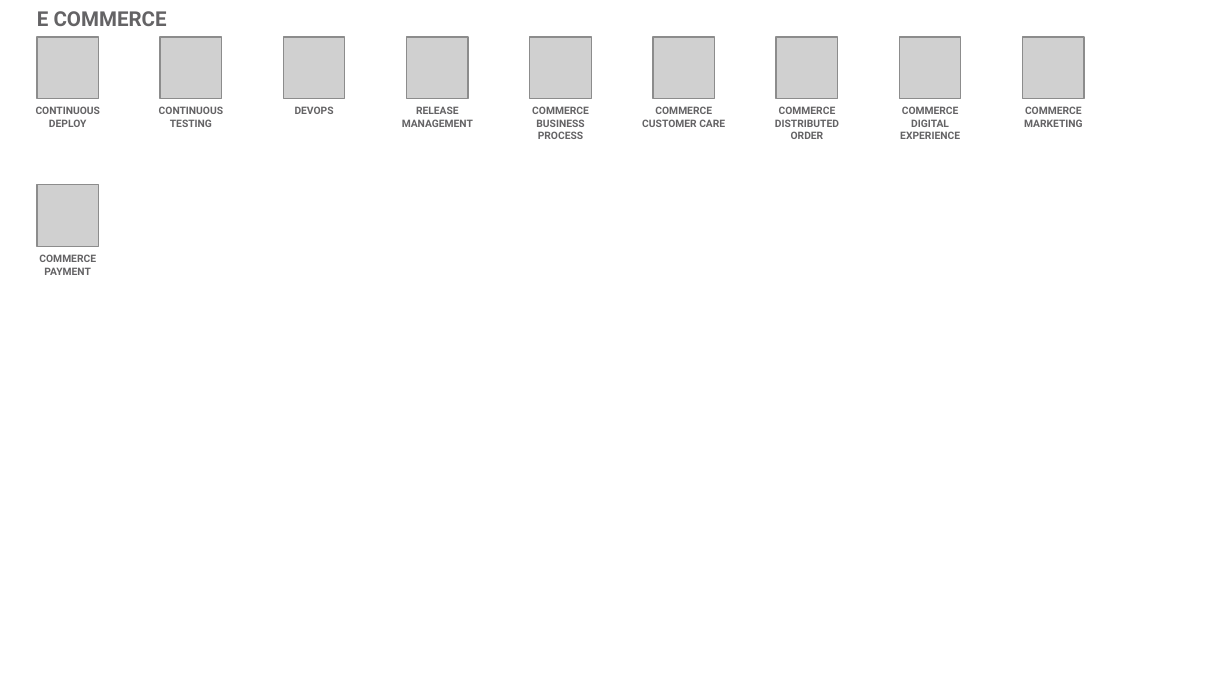
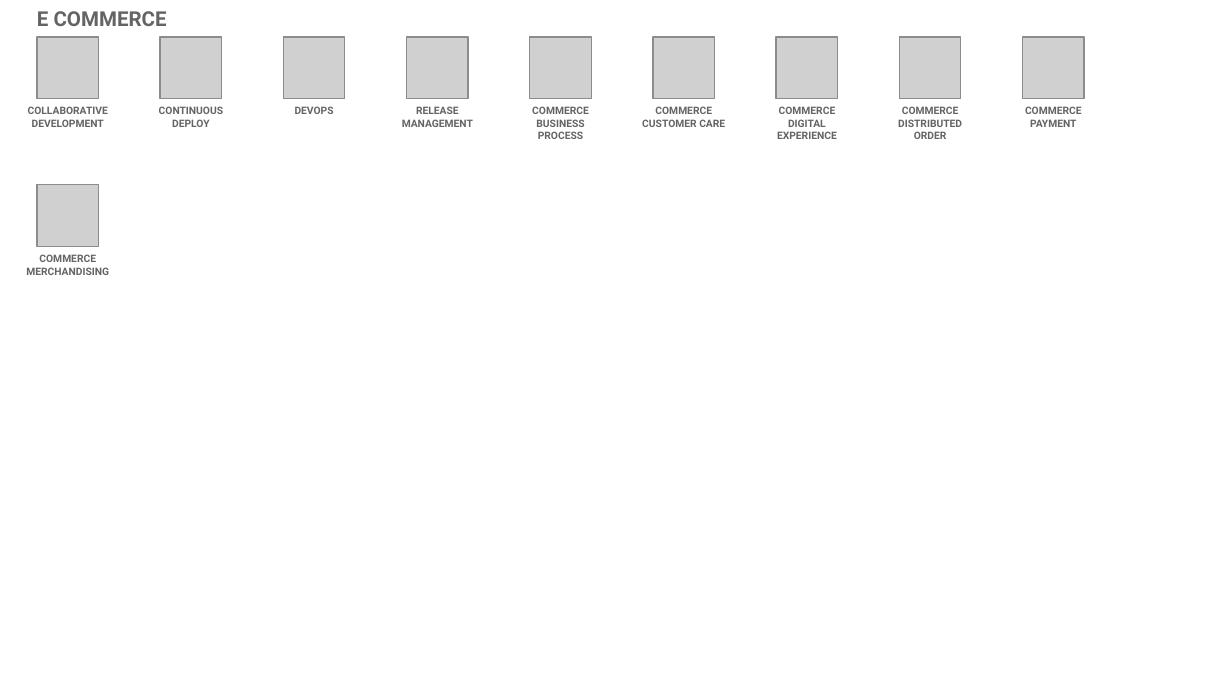
Before and after one commit to l2fprod/myarchitecture, a slide deck: slide 17 of mycatalog-architecture-diagram-template.pptx. Drawn at 1232x693 pixels with LibreOffice and Linux fonts; fonts in the diff are those of the drawing; grey boxes stand for pictures. Boxes give left, top, right and bottom in pixels: in the first picture for what was removed or moved away, otherwise in the second. Text is boxed around its words. In the diff, an @@ line names an element or a change of style, - is before the commit and + after.

```diff
--- a/mycatalog-architecture-diagram-template.pptx
+++ b/mycatalog-architecture-diagram-template.pptx
@@ text at bbox=[28, 106, 108, 127]: text changed @@
-CONTINUOUS DEPLOY
+COLLABORATIVE DEVELOPMENT
@@ text at bbox=[159, 106, 223, 127]: text changed @@
-CONTINUOUS TESTING
+CONTINUOUS DEPLOY
@@ text "COMMERCE DIGITAL EXPERIENCE": place and size @@
-text "COMMERCE DIGITAL EXPERIENCE" at bbox=[900, 106, 960, 139]
+text "COMMERCE DIGITAL EXPERIENCE" at bbox=[777, 106, 837, 139]
@@ text "COMMERCE DISTRIBUTED ORDER": place and size @@
-text "COMMERCE DISTRIBUTED ORDER" at bbox=[775, 106, 839, 139]
+text "COMMERCE DISTRIBUTED ORDER" at bbox=[898, 106, 962, 139]
@@ text at bbox=[1025, 106, 1082, 127]: text changed @@
-COMMERCE MARKETING
+COMMERCE PAYMENT
@@ text at bbox=[26, 254, 109, 275]: text changed @@
-COMMERCE PAYMENT
+COMMERCE MERCHANDISING
```
Also in this commit, not shown: 11 other slides changed.
